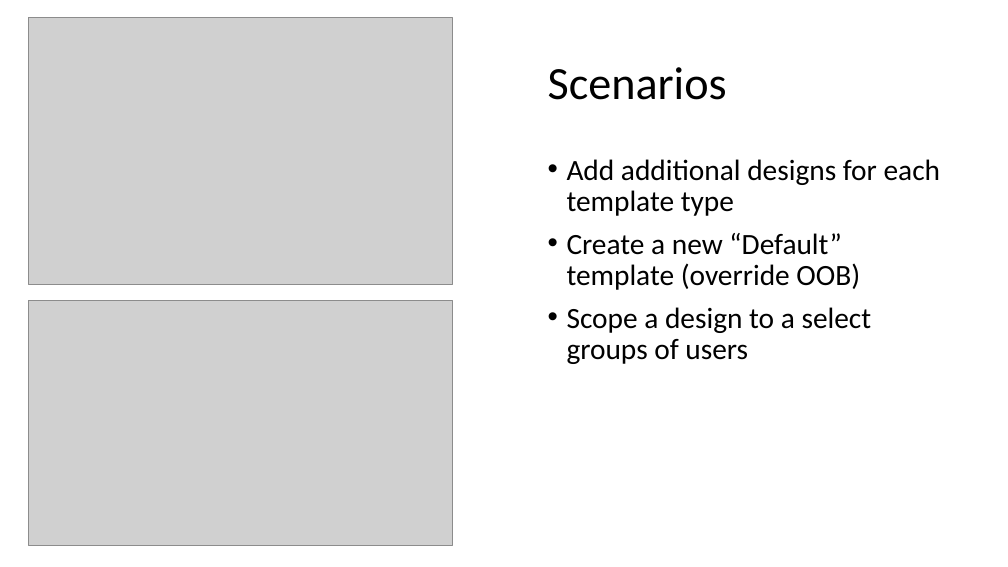
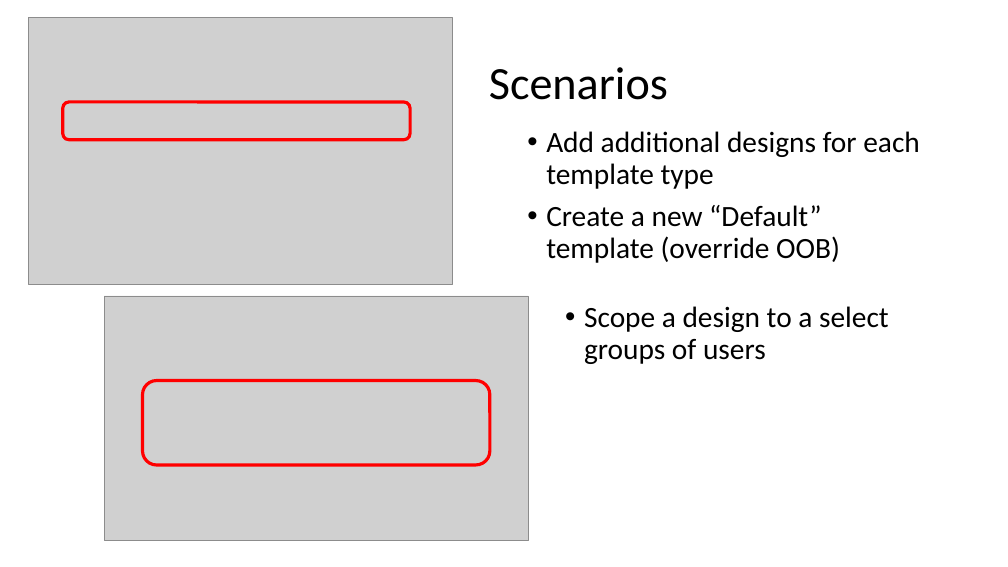
Before and after one commit to HiltonGiesenow/MSCommunityDay, a slide deck: slide 21 of 2018/Site Creation/Slides/Improved Site Creation, Governance & Self Service.pptx (slide 18 before the commit). Drawn at 1008x567 pixels with LibreOffice and Linux fonts; fonts in the diff are those of the drawing; grey boxes stand for pictures. Boxes give left, top, right and bottom in pixels: in the first picture for what was removed or moved away, otherwise in the second. Text is boxed around its words. In the diff, an @@ line names an element or a change of style, - is before the commit and + after.

```diff
--- a/2018/Site Creation/Slides/Improved Site Creation, Governance & Self Service.pptx
+++ b/2018/Site Creation/Slides/Improved Site Creation, Governance & Self Service.pptx
@@ title "Scenarios": place and size @@
-title "Scenarios" at [548,67,727,100]
+title "Scenarios" at [489,67,668,100]
@@ rounded rectangle added at [63,102,410,140], outline #FF0000 3 pt @@
@@ text "Add additional designs for each ...": place and size @@
-text "Add additional designs for each ..." at [567,159,941,364]
+text "Add additional designs for each ..." at [546,131,920,364]
@@ picture: place and size @@
-picture at [29,300,453,545]
+picture at [104,296,529,541]
@@ text at [584,306,889,364]: list level 1 to 2 in "Scope a design to a ..." @@
@@ rounded rectangle added at [143,380,490,465], outline #FF0000 3 pt @@
```
Also in this commit, not shown: 13 other slides changed, 7 slides added, 2 slides removed, 2 other files.
